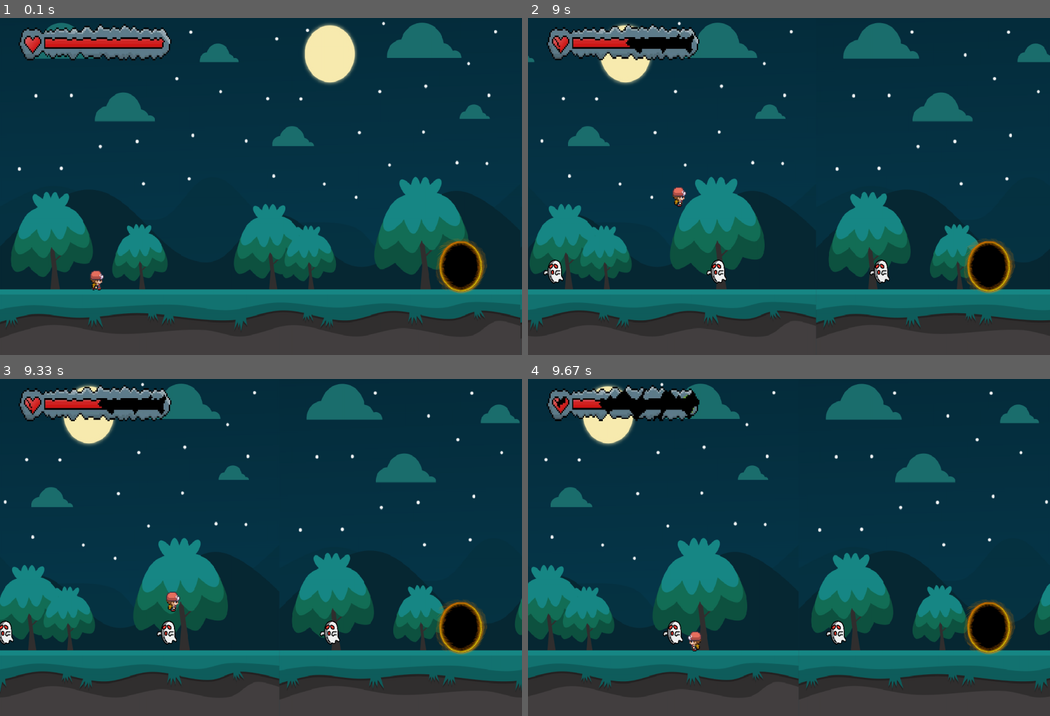
Above: before the commit, frames 1-4 (two rows, left to right).
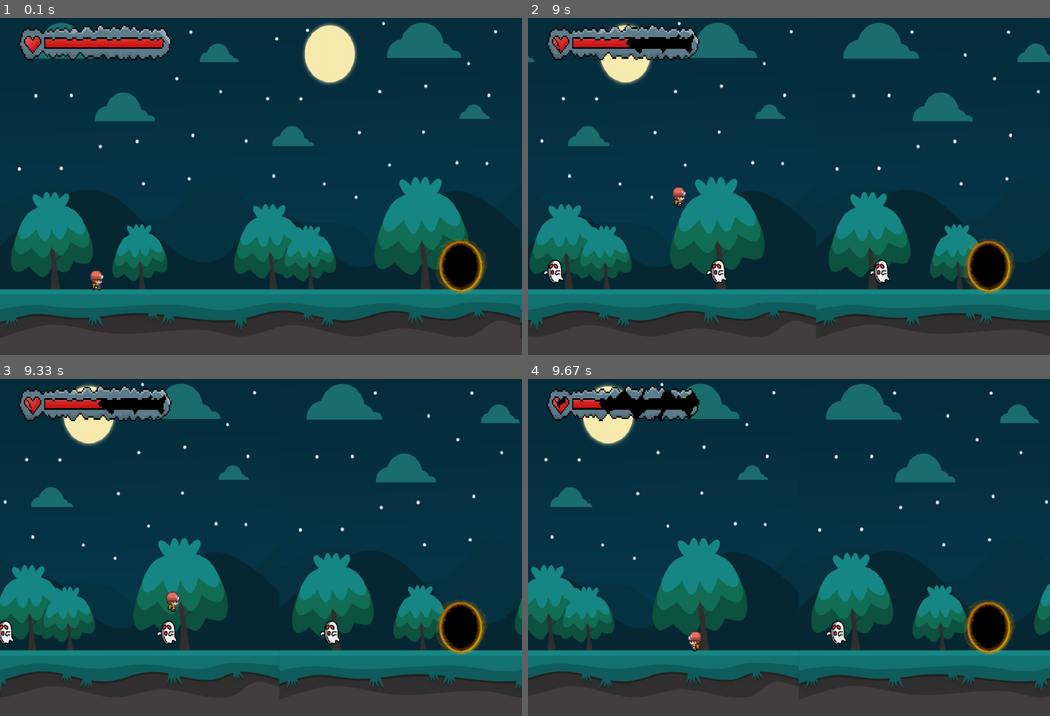
Above: after the commit, the same moments.

Repository: Cer6erus7/PygameBasic
Game: pygame game, started from main.py
Two runs of this game, one before a commit and one after it. Both use one fixed random seed, a clock stepped at 60 frames per second and the inputs below.
Inputs:
- Up to frame 1 (0.1 s): no input
- Up to frame 2 (9 s): hold D 0.33-0.8 s; hold W 0.83-1.13 s; hold D 1.17-1.63 s; hold A 1.67-2.2 s; hold A 2.23-2.63 s; hold W 2.67-3.03 s; hold D 3.07-3.7 s; hold A 3.73-4.2 s; hold D 4.23-4.7 s; hold W 4.73-5.03 s; hold D 5.07-5.53 s; hold A 5.57-6.1 s; hold A 6.13-6.53 s; hold W 6.57-6.93 s; hold D 6.97-7.6 s; hold A 7.63-8.1 s; hold D 8.13-8.6 s; hold W 8.63-8.93 s; hold D from 8.97 s (still down)
- Up to frame 3 (9.33 s): keep holding D
- Up to frame 4 (9.67 s): release D at 9.43 s; hold A from 9.47 s (still down)

Frames 1-3 are identical in both runs. In frame 4, 0.2% of the frame differs, in the area x 25-30%, y 71-79%.

Commit message:
Made game over screen

Diff:
--- a/main.py
+++ b/main.py
@@ -2,6 +2,7 @@
 
 
 class Game:
+    IS_GAME = True
     RIGHT_WALK = True
     LEFT_WALK = False
     IS_JUMP = False
@@ -43,6 +44,8 @@
             pygame.image.load("images//healthbar//health4.png").convert_alpha(),
             pygame.image.load("images//healthbar//health5.png").convert_alpha()
         ]
+
+        self.gradient = True
 
         self.enemies = []
 
@@ -136,8 +139,11 @@
         Health bar that shows how many lives the player have.
         :return:
         """
-        self.health_bars[self.hp_index] = pygame.transform.scale(self.health_bars[self.hp_index], (370, 100))
-        self.screen.blit(self.health_bars[self.hp_index], (30, 30))
+        if self.hp_index == 5:
+            Game.IS_GAME = False
+        else:
+            self.health_bars[self.hp_index] = pygame.transform.scale(self.health_bars[self.hp_index], (370, 100))
+            self.screen.blit(self.health_bars[self.hp_index], (30, 30))
 
     def enemy(self):
         """
@@ -148,9 +154,12 @@
         player_rect = self.walk_left[0].get_rect(topleft=(self.player_x, self.player_y))
 
         if self.enemies:
-            for enemy in self.enemies:
+            for i, enemy in enumerate(self.enemies):
                 self.screen.blit(self.ghost, enemy)
                 enemy.x -= 5
+
+                if enemy.x == -70:
+                    self.enemies.pop(i)
 
                 if player_rect.colliderect(enemy) and self.damage_timer == 15:
                     self.enemy_touch -= 1
@@ -168,6 +177,44 @@
         if 0 <= self.damage_timer < 15:
             self.damage_timer += 1
 
+    def game_over(self):
+        """
+        Game over screen, gradient for this, restart button and exit button.
+        :return:
+        """
+        mouse = pygame.mouse.get_pos()
+
+        black_gradient = pygame.image.load('images//black_gradient.png').convert_alpha()
+        black_gradient = pygame.transform.scale(black_gradient, (1200, 1400))
+
+        if self.gradient:
+            self.screen.blit(black_gradient, (0, 0))
+            self.gradient = False
+
+        label_gm = pygame.font.Font("fonts//Lato-Black.ttf", 120)
+        label_gm = label_gm.render("Game Over", False, (94, 17, 209))
+        self.screen.blit(label_gm, (300, 190))
+
+        l_restart = pygame.font.Font("fonts//Lato-Black.ttf", 70)
+        l_restart = l_restart.render(">Restart<", False, (186, 17, 212))
+        rect_restart = l_restart.get_rect(topleft=(440, 360))
+        self.screen.blit(l_restart, rect_restart)
+
+        l_exit = pygame.font.Font("fonts//Lato-Black.ttf", 60)
+        l_exit = l_exit.render(">Exit<", False, (150, 17, 57))
+        rect_exit = l_exit.get_rect(topleft=(515, 480))
+        self.screen.blit(l_exit, rect_exit)
+
+        if rect_restart.collidepoint(mouse) and pygame.mouse.get_pressed()[0]:
+            self.enemies.clear()
+            self.hp_index = 0
+            self.player_x = 200
+            self.player_y = 600
+            self.gradient = True
+            Game.IS_GAME = True
+        elif rect_exit.collidepoint(mouse) and pygame.mouse.get_pressed()[0]:
+            exit()
+
     def run_game(self):
         """
         Loop for the game. A whole game works when this loop is working.
@@ -179,13 +226,16 @@
         runner = True
         while runner:
 
-            self.bg_movement()
-            self.health_bar()
-            self.pressed_keys()
-            self.walk()
-            self.jump()
-            self.enemy()
-            self.take_damage()
+            if Game.IS_GAME:
+                self.bg_movement()
+                self.health_bar()
+                self.pressed_keys()
+                self.walk()
+                self.jump()
+                self.enemy()
+                self.take_damage()
+            else:
+                self.game_over()
 
             pygame.display.update()
 
Binary file added: images/black_gradient.png
